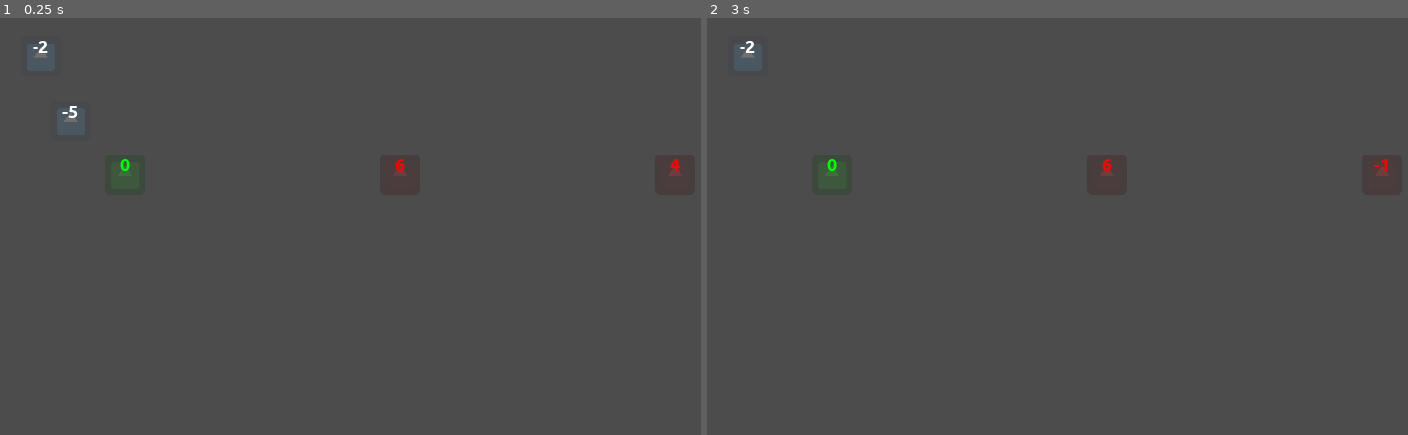
Above: before the commit, frames 1-2 (left to right).
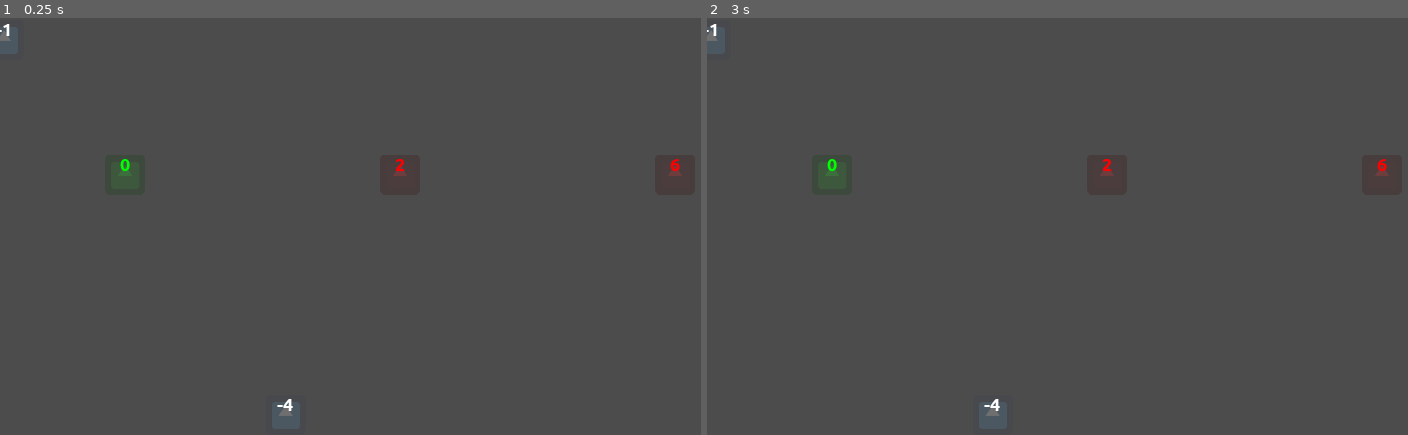
Above: after the commit, the same moments.

Repository: moisesjbc/contando-hasta-100
Game: Godot game, scene res://gameplay/main/main.tscn
Same seed, same stepped clock (60 frames per second), same inputs: the game is played once before the commit and once after it. The engine's default icon, where the game draws it, is replaced by a stand-in: a white triangle on a blue panel in a dark square.
Inputs (mouse positions are in pixels of both pictures, inside the frame that each line leads up to):
- Up to frame 1 (0.25 s): no input
- Up to frame 2 (3 s): tap Enter at 0.5, 2 s; move the mouse to (833, 176) at 0.52 s; click (833, 176) at 0.67 s; tap Space at 1.25, 2.75 s; move the mouse to (1106, 176) at 1.27 s; click (1106, 176) at 1.42 s; move the mouse to (777, 122) at 2.02 s; click (777, 122) at 2.17 s; move the mouse to (1379, 176) at 2.77 s; click (1379, 176) at 2.92 s

The runs differ from the first frame. In frame 1, 0.3% of the frame differs, in the area x 0-98%, y 1-96%; in frame 2, 0.2%.

Commit message:
Add level reset / change

Diff:
--- a/godot-project/gameplay/balls/numeric_ball/numeric_ball.gd
+++ b/godot-project/gameplay/balls/numeric_ball/numeric_ball.gd
@@ -35,3 +35,7 @@
 	expression.parse(expression_str, ["x"])
 	var result = expression.execute([value])
 	set_value(result)
+
+
+func has_expected_value():
+	return value == expected_value
--- a/godot-project/gameplay/balls_manager/balls_manager.gd
+++ b/godot-project/gameplay/balls_manager/balls_manager.gd
@@ -7,6 +7,7 @@
 
 var first_ball_value = 0
 var n_balls = 3
+var n_right_balls = 1
 
 var operations = [
 	{
@@ -21,7 +22,15 @@
 	}
 ]
 
-func _ready():
+func set_level(new_first_ball_value: int, new_n_balls: int):
+	first_ball_value = new_first_ball_value
+	new_n_balls = new_n_balls
+	n_right_balls = 1
+
+	_reset_level()
+
+
+func _reset_level():
 	var SRC_X = 200
 	var DST_X = 1080
 
@@ -29,9 +38,13 @@
 
 	randomize()
 
+	for ball in $balls.get_children():
+		$balls.remove_child(ball)
+		ball.queue_free()
+
 	for i in range(first_ball_value, first_ball_value + n_balls):
 		var numeric_ball = numeric_ball_scene.instance()
-		numeric_ball.global_position = Vector2(SRC_X + i * distance_between_balls, 300)
+		numeric_ball.global_position = Vector2(SRC_X + (i - first_ball_value) * distance_between_balls, 300)
 		$balls.add_child(numeric_ball)
 		numeric_ball.set_expected_value(i)
 		numeric_ball.connect("numeric_ball_selected", self, "_on_numeric_ball_selected")
@@ -53,6 +66,8 @@
 		else:
 			numeric_ball.set_value(i)
 
+func _ready():
+	_reset_level()
 
 func _evaluate_expression(expression_str: String, value: int):
 	var expression = Expression.new()
@@ -60,12 +75,16 @@
 	return expression.execute([value])
 
 func _on_numeric_ball_selected(selected_ball):
-	print("_on_numeric_ball_selected ", selected_ball)
 	if selected_operation_ball:
 		selected_ball.evaluate(selected_operation_ball.expression_str)
 		selected_operation_ball.queue_free()
 		selected_operation_ball = null
+		if selected_ball.has_expected_value():
+			n_right_balls += 1
+			if n_right_balls == n_balls:
+				set_level(first_ball_value + n_balls - 1, n_balls)
+		else:
+			_reset_level()
 
 func _on_operation_ball_selected(ball):
 	selected_operation_ball = ball
-	print("_on_operation_ball_selected ", ball)
